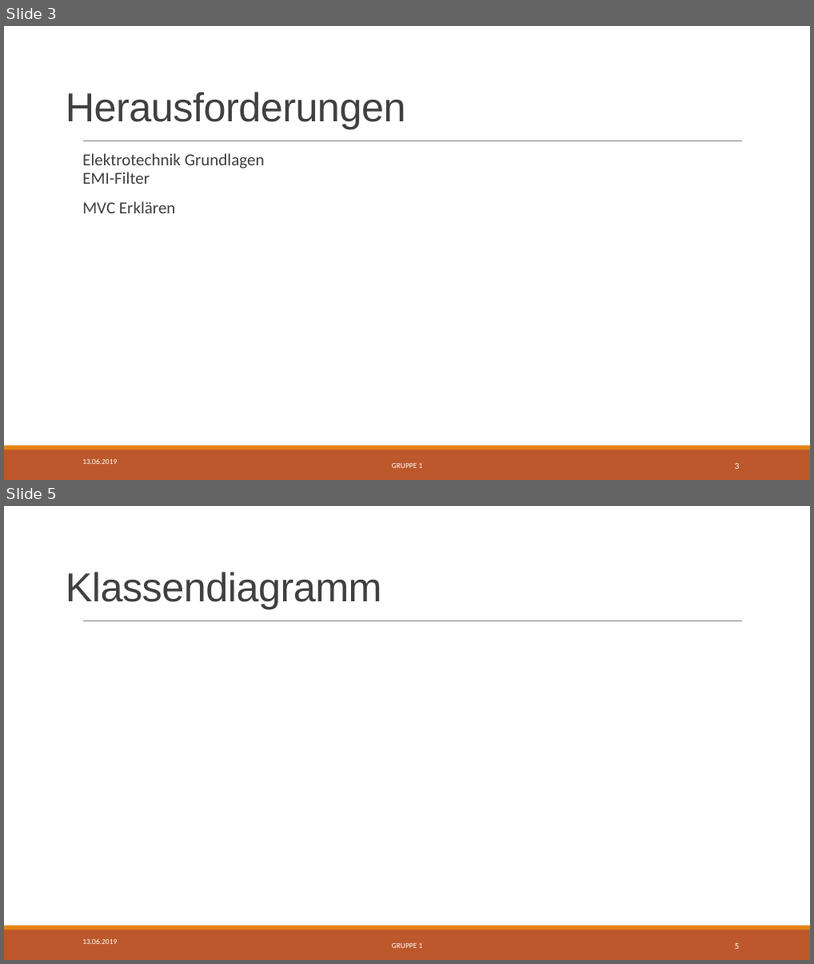
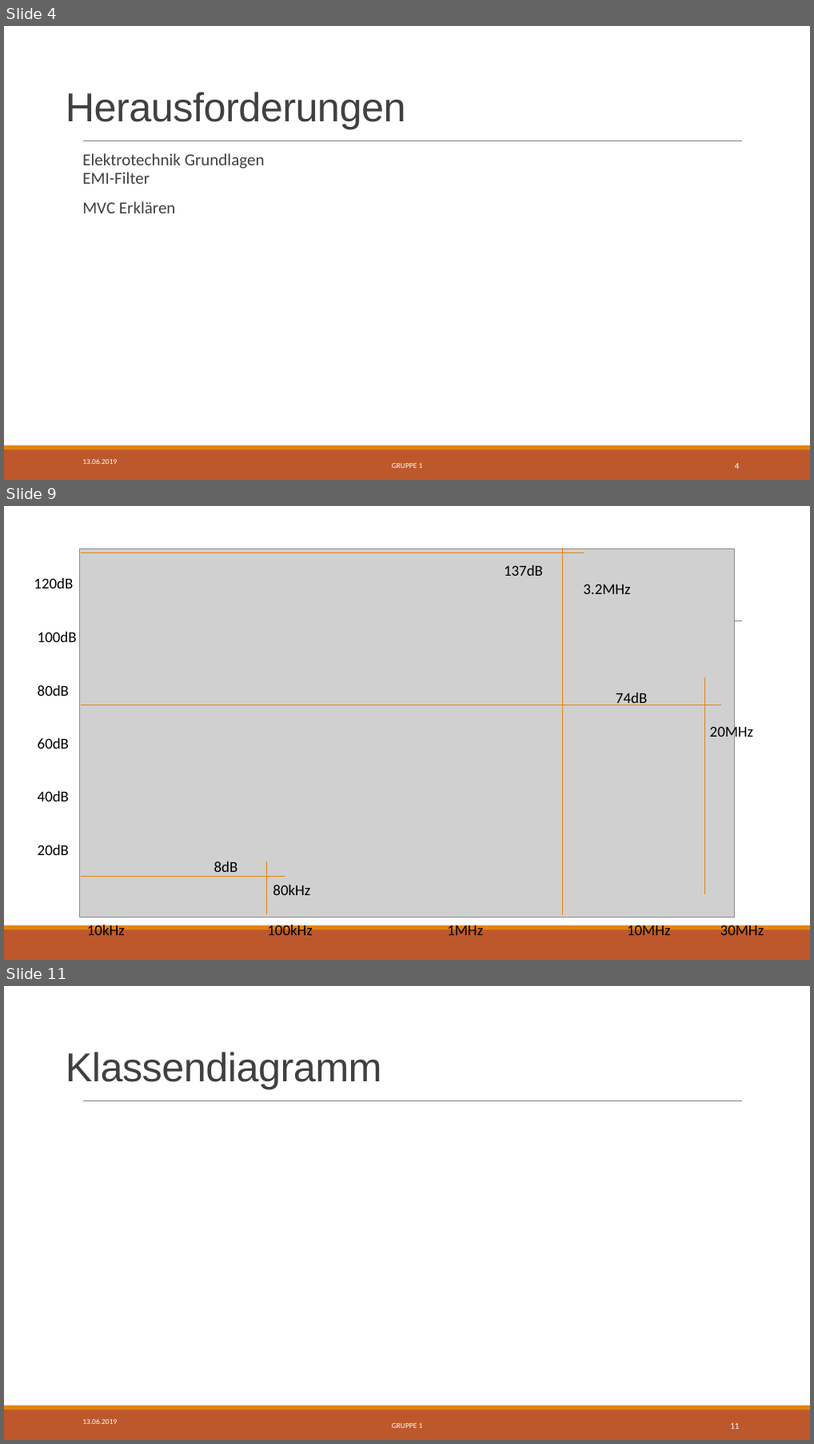
Before and after one commit to Swissmade41/EMI-Filter, a slide deck: Präsentation/SchlussPräsentation.pptx. Shown one above the other, each under a label of ours: slides 3 and 5 before the commit, slides 4, 9 and 11 after it; the slides between them are not shown. The pictures are 814x964 and 814x1444 pixels, drawn with LibreOffice and Linux fonts; fonts in the diff are those of the drawing; grey boxes stand for pictures. Boxes give left, top, right and bottom in pixels: in the first picture for what was removed or moved away, otherwise in the second. Text is boxed around its words. In the diff, an @@ line names an element or a change of style, - is before the commit and + after.

```diff
--- a/Präsentation/SchlussPräsentation.pptx
+++ b/Präsentation/SchlussPräsentation.pptx
@@ slide 9 added at (x1=4, y1=506, x2=810, y2=960), background #FFFFFF; not listed: 3 template elements that a slide beside it also shows @@
@@ picture added at (x1=80, y1=548, x2=734, y2=916) @@
@@ line added from (82, 552) to (585, 552), #E48312 1 pt @@
@@ line added from (563, 915) to (563, 548), #E48312 1 pt @@
@@ text added at (x1=504, y1=565, x2=543, y2=576), 18 pt, text #000000 @@
+137dB
@@ text added at (x1=34, y1=578, x2=73, y2=588), 18 pt, text #000000 @@
+120dB
@@ text added at (x1=583, y1=584, x2=630, y2=594), 18 pt, text #000000 @@
+3.2MHz
@@ text added at (x1=38, y1=632, x2=77, y2=642), 18 pt, text #000000 @@
+100dB
@@ text added at (x1=38, y1=685, x2=69, y2=696), 18 pt, text #000000 @@
+80dB
@@ text added at (x1=616, y1=692, x2=647, y2=705), 18 pt, text #000000 @@
+74dB
@@ line added from (706, 894) to (706, 678), #E48312 1 pt @@
@@ line added from (82, 705) to (722, 705), #E48312 1 pt @@
@@ text added at (x1=38, y1=738, x2=69, y2=748), 18 pt, text #000000 @@
+60dB
@@ text added at (x1=710, y1=724, x2=754, y2=740), 18 pt, text #000000 @@
+20MHz
@@ text added at (x1=38, y1=791, x2=69, y2=801), 18 pt, text #000000 @@
+40dB
@@ text added at (x1=38, y1=844, x2=69, y2=855), 18 pt, text #000000 @@
+20dB
@@ text added at (x1=214, y1=861, x2=238, y2=872), 18 pt, text #000000 @@
+8dB
@@ line added from (266, 914) to (266, 862), #E48312 1 pt @@
@@ line added from (82, 876) to (286, 876), #E48312 1 pt @@
@@ text added at (x1=273, y1=884, x2=310, y2=895), 18 pt, text #000000 @@
+80kHz
@@ text added at (x1=87, y1=922, x2=125, y2=935), 18 pt, text #000000 @@
+10kHz
@@ text added at (x1=267, y1=922, x2=312, y2=935), 18 pt, text #000000 @@
+100kHz
@@ text added at (x1=447, y1=922, x2=483, y2=935), 18 pt, text #000000 @@
+1MHz
@@ text added at (x1=627, y1=922, x2=671, y2=935), 18 pt, text #000000 @@
+10MHz
@@ text added at (x1=721, y1=922, x2=765, y2=935), 18 pt, text #000000 @@
+30MHz
@@ what was slide 3 is now slide 4 @@
@@ page number at (x1=735, y1=463, x2=740, y2=468): text changed @@
-3
+4
@@ what was slide 5 is now slide 11 @@
@@ page number at (x1=730, y1=1423, x2=739, y2=1428): text changed @@
-5
+11
```
Also in this commit, not shown: 1 slide changed, 5 other slides added.
